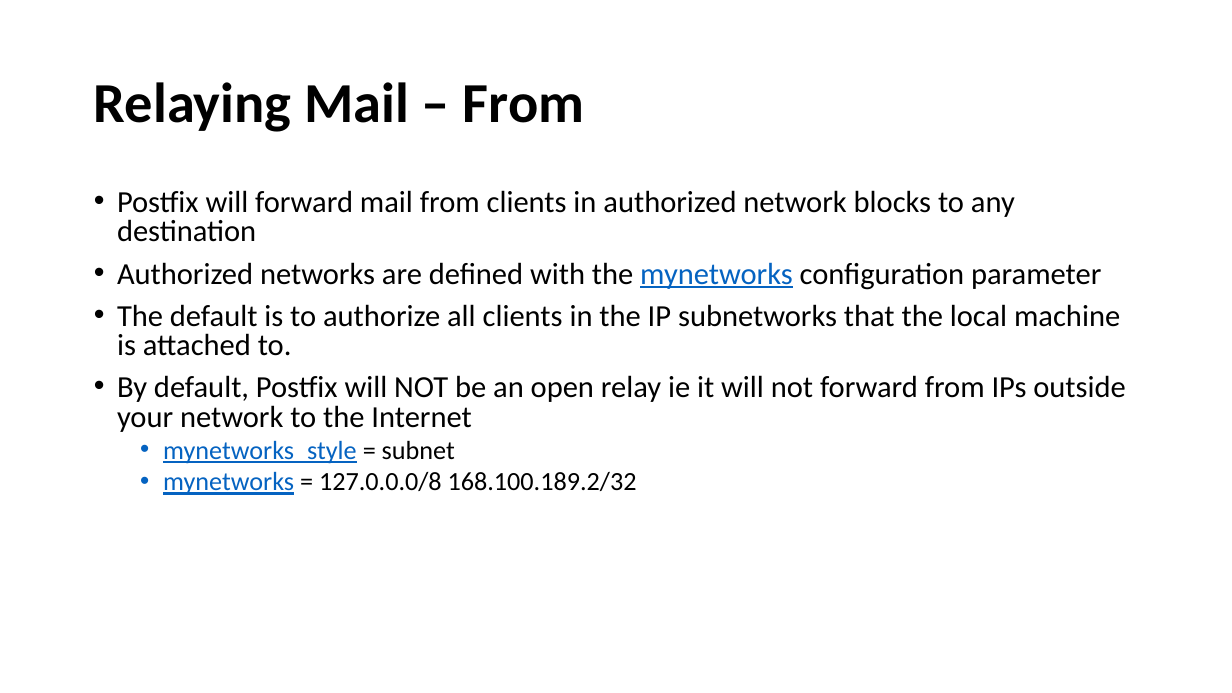
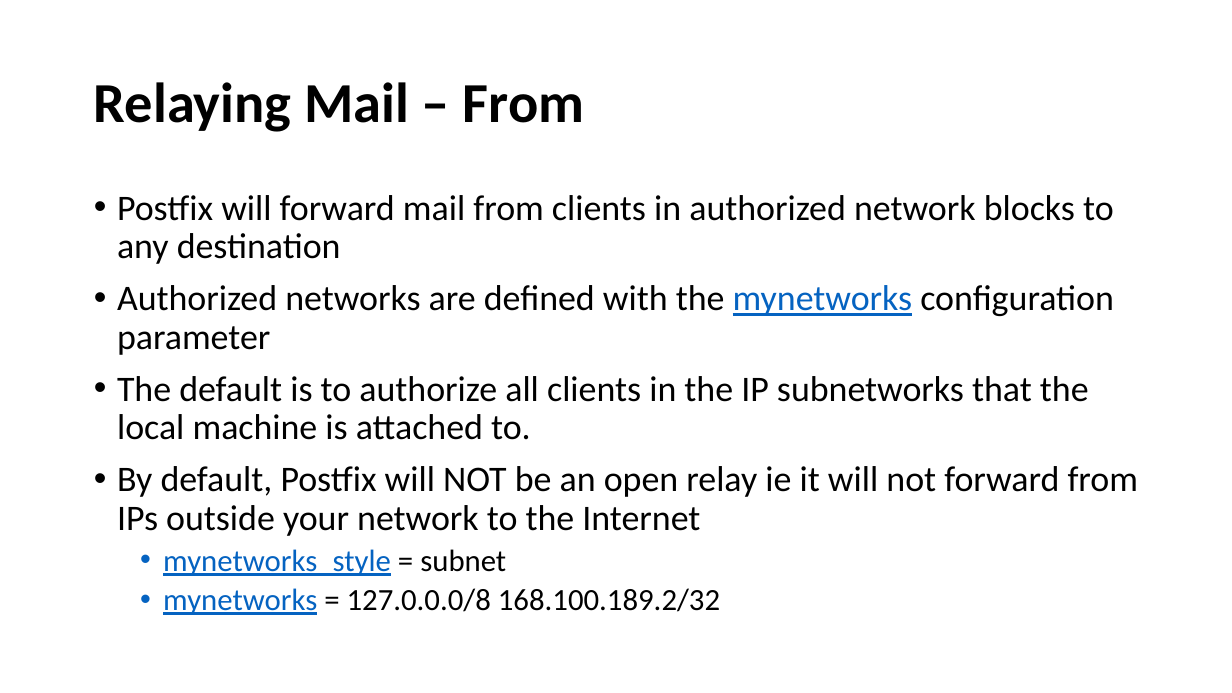
Before and after one commit to afnog/sse, a slide deck: slide 15 of postfix/postfix_preso.pptx (slide 9 before the commit). Drawn at 1232x693 pixels with LibreOffice and Linux fonts; fonts in the diff are those of the drawing. Boxes give left, top, right and bottom in pixels: in the first picture for what was removed or moved away, otherwise in the second. Text is boxed around its words. In the diff, an @@ line names an element or a change of style, - is before the commit and + after.

```diff
--- a/postfix/postfix_preso.pptx
+++ b/postfix/postfix_preso.pptx
@@ text "Postfix will forward mail from ..." at [117,195,1138,615]: size 23.8 to 28 pt in "Postfix will forward mail from clients in ...", "Authorized networks are defined with the mynetworks ...", "The default is to authorize all clients ...", "By default, Postfix will NOT be an ..."; size 20.4 to 24 pt in "mynetworks_style = subnet", "mynetworks = 127.0.0.0/8 168.100.189.2/32"; line spacing 0.8 to 0.9 @@
```
Also in this commit, not shown: 5 other slides changed, 6 slides added, 3 other files.
